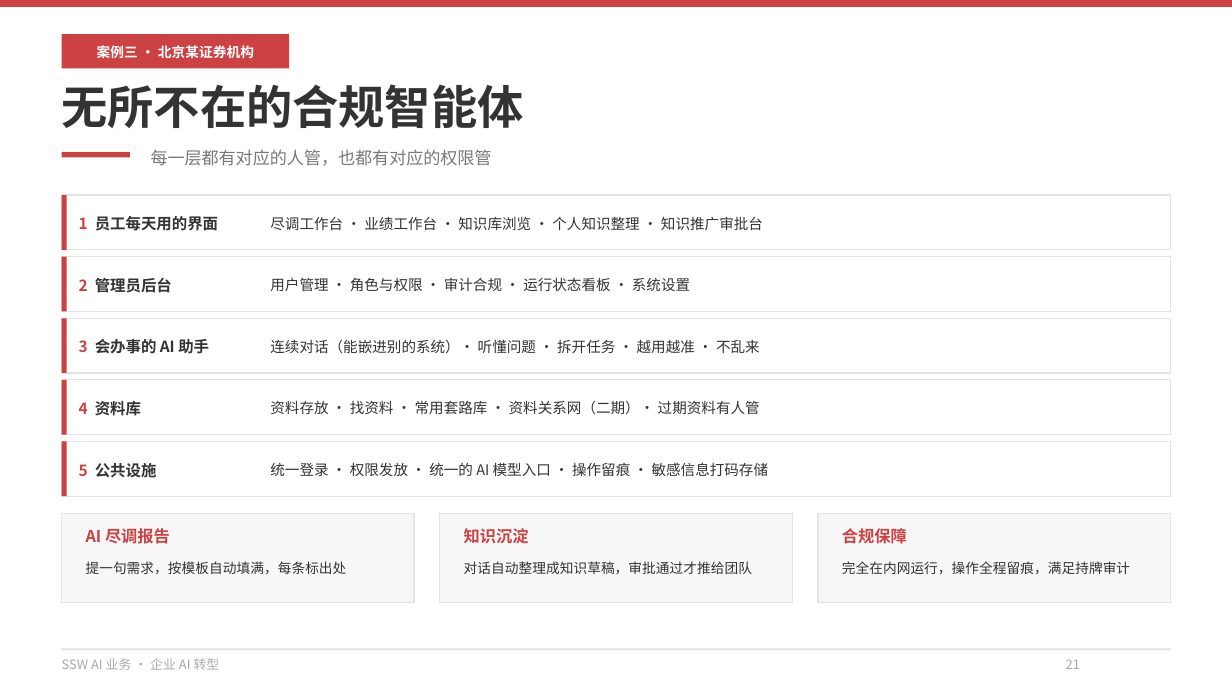
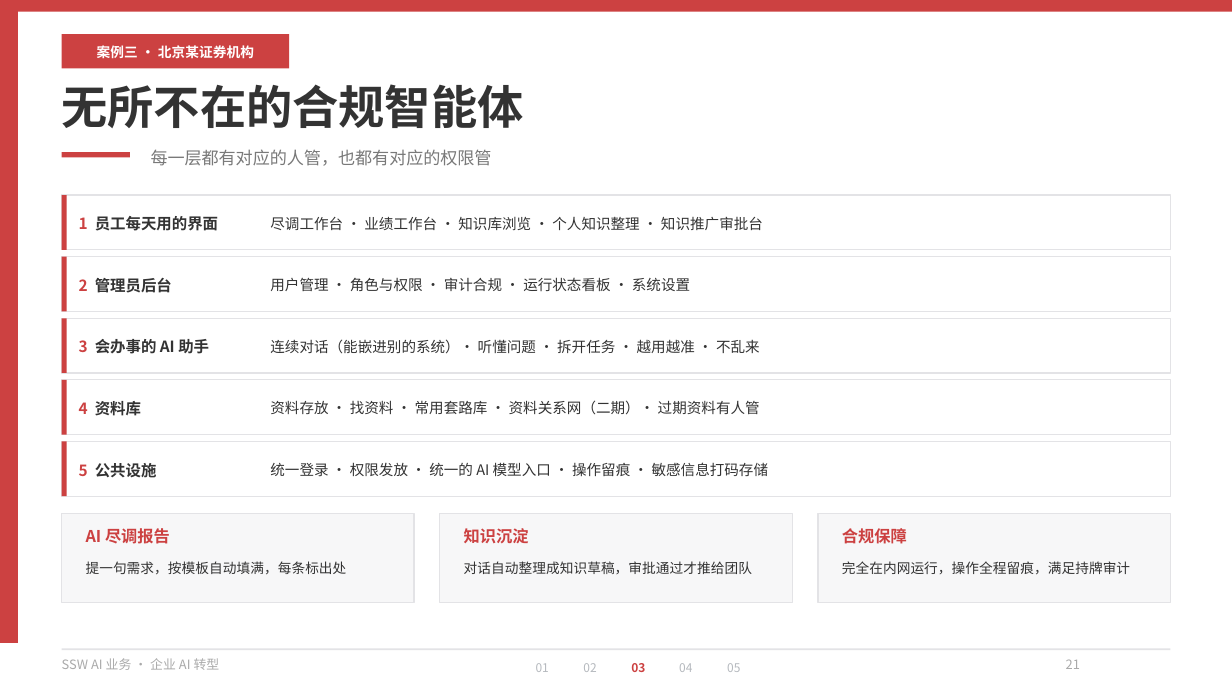
Before and after one commit to hveraus/ssw-business, a slide deck: slide 21 of SSW AI 业务_v2/SSW AI 业务_v3.pptx. Drawn at 1232x693 pixels with LibreOffice and Linux fonts; fonts in the diff are those of the drawing. Boxes give left, top, right and bottom in pixels: in the first picture for what was removed or moved away, otherwise in the second. Text is boxed around its words. In the diff, an @@ line names an element or a change of style, - is before the commit and + after.

```diff
--- a/SSW AI 业务_v2/SSW AI 业务_v3.pptx
+++ b/SSW AI 业务_v2/SSW AI 业务_v3.pptx
@@ rectangle added at [0, 7, 17, 643], fill #CC4141 @@
@@ rectangle added at [0, 0, 1232, 12], fill #CC4141 @@
@@ text added at [536, 663, 549, 672], 7 pt, text #B5B9BE @@
+01
@@ text added at [583, 663, 596, 672], 7 pt, text #B5B9BE @@
+02
@@ text added at [631, 663, 645, 672], 7 pt, text #CC4141, bold @@
+03
@@ text added at [679, 663, 692, 672], 7 pt, text #B5B9BE @@
+04
@@ text added at [727, 663, 740, 672], 7 pt, text #B5B9BE @@
+05
```
Also in this commit, not shown: 18 other slides changed, 3 other files.
